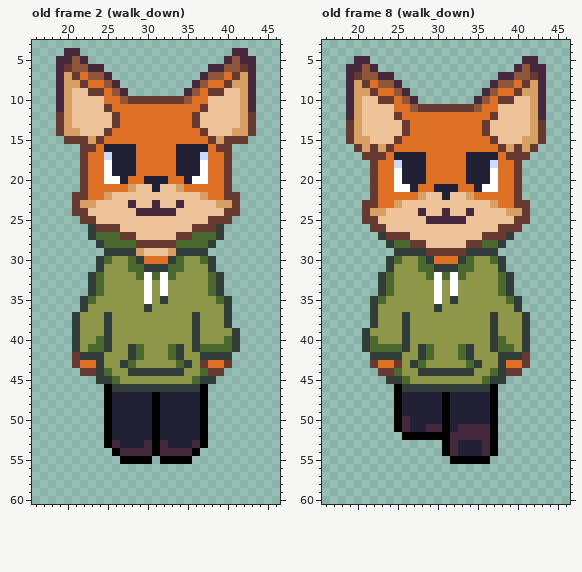
File history of a pixel-art file, sprites/new_sprites/fox.aseprite. The picture above was drawn from the file before the commit.
64x64 pixels, 49 frames. Shown: old frame 2 (walk_down): x 16..46, y 3..60; old frame 8 (walk_down): x 16..46, y 3..60. The commit also changed other frames, which this record leaves out.
Now the later version:
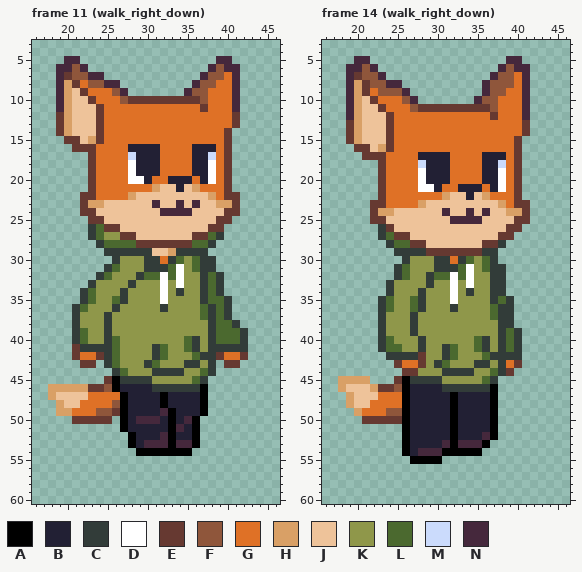
Palette (. is transparent): A #000000  B #222034  C #323c39  D #ffffff  E #663931  F #8f563b  G #df7126  H #d9a066  J #eec39a  K #8f974a  L #4b692f  M #cbdbfc  N #45283c
A new or re-ordered frame is compared with the old frame closest to it.
The exact change:
frames 49 -> 41
layer "Backtail" added
Changed rows in their new state; - is an unchanged pixel.
Frame 11 (walk_right_down) is new; against old frame 2 (walk_down):
first column x 18:
 4 --..-------------------..-
 5 -.-N.----------------N-...
 6 --N-N..--------------FNN..
 7 --EFFNN.---------------N..
 8 ---EGFFN------------F-GN..
 9 ----EGG------------FGGGN..
10 -----EG----------EEFGGGN..
11 ------EG------------GGGN..
12 ------EGG---------GGGGGE..
13 ------EGG---------GGGGGE..
14 ---J--EG-----------GGGE...
15 ----J---------------GG-..-
16 ---E---GGG-BBB--GG--BG----
17 ----.E-GGGMBBB--GG-BM-----
18 ----.E-GGGDBBB--GG-BD-----
19 ----.E-GGGDBBB--GG-BD-----
20 ----.E-GGGDD-GGBB-GBD-----
21 ----.E----GGGH--BJH-------
22 ---.-E-GGGH--------JH-----
23 ---.E-H---J-------N-------
24 ---.-E-----JJJ--NN--------
25 ----.-E-------------J-----
26 ------L-----------JJ-E----
27 -------KK-------JJEE------
28 ----------------EE--------
29 -----------CC-------------
30 ------..C-KKCC----LC------
31 ------.CL-KK----D-LC------
32 -----.CL---CL---D--C------
33 ------K---C-K---D--C------
34 ----CLK--C--K---C--C------
35 --------LC--K-D----CL-----
36 ---CL---C---K-C----LCL----
37 ------------------KLCL----
38 ------------------K-CLLC--
39 ----L-------------K-CLLLC-
40 ----L-K-L--------L--CL-LC-
41 ---ECCC-L-KK-CLKKL-KCCC-C-
42 ----GGECL-KK-CLKK-L--EGGE-
43 ---.EE.CLKK-CL--K-CKC.-E--
44 ----....CLKKK-------C.----
45 ------.EACCCC-------.-----
46 HHHHHEEFABBBB-------------
47 HJJJJGGGGA---BA-----------
48 -HJJGGGGFA---BA-----------
49 -HHGGGFFEA---BNA----------
50 ---EEEEE.A-NNN-A-NA.------
51 -------..A---B-AN-A.------
52 -------...A--BNA--A.------
53 -------...A--N-ANNA.------
54 --------...AA-AAAA.-------
55 ---------....-....--------
Frame 14 (walk_right_down) is new; against old frame 8 (walk_down):
first column x 18:
 5 ---------------------NN..-
 6 --------------------NF-N..
 7 ------.------------NFFGN..
 8 ----F-N-----------NF---N..
 9 ---EGFF-------------F-GN..
10 ----EGG------------FGGGN..
11 -----EG----------EEFGGGN..
12 ------EG------------GGGN..
13 ------EGG---------GGGGGE..
14 ------EGG---------GGGGGE..
15 ---J--EG-----------GGGE...
16 ---EJ---------------GG-..-
17 -------GGG-BBB--GG--BG-.--
18 ----.E-GGGMBBB--GG-BM-----
19 ----.E-GGGDBBB--GG-BD-----
20 ----.E-GGGDBBB--GG-BD-----
21 ----.E-GGGDD-GGBB-GBD-----
22 ----.E----GGGH--BJH-------
23 ---.-E-GGGH--------JH-----
24 ---.E-H---J-------N-------
25 ---.-E-----JJJ--NN--------
26 ----.CE-------------J-----
27 ------L-----------JJ-E----
28 ----------------JJEE------
29 ----------------EE--------
30 ------..C-KKCC----LC.-----
31 ------.CL-KK----D-LC------
32 -----..CL--CL---D--CC.----
33 -----.C----CK---D--CC.----
34 -----.C---C-K---C--CC.----
35 ----.CL--LC-K-D----CLC.---
36 ----.CL--LC-K-C----LCC.---
37 ----.C--KC---------LCC..--
38 ----.C--KC---------KCC..--
39 ---..C--KC---------KCLC.--
40 ---..CL-K-C------LCKCLC.--
41 ---..C--K--K-CLKKLCKC-C.--
42 ----..--CCEK-CLKK-LC---.--
43 ----...-GGE-CL--K-C---E.--
44 -----...EEKKK---------.---
45 HHHH--.EACCCC-------.-----
46 HJJJHEEFABBBB-------------
47 -HJJJGGGA----BA-----------
48 -HJJGGGGA----BA-----------
49 --HGGGFFA----BA-----------
50 ---EEEEEA----BA-----------
51 -------.A--BBBABBBB-------
52 ---------BBBBBABBB--------
53 --------ABBBBNANNNA.------
54 --------ABNNN-AAAA..------
55 ---------AAAA-.....-------
Pixel boxes of the changes (left, top, right, bottom) in both pictures:
changed: (48, 48, 256, 464)
changed: (338, 56, 546, 464)
